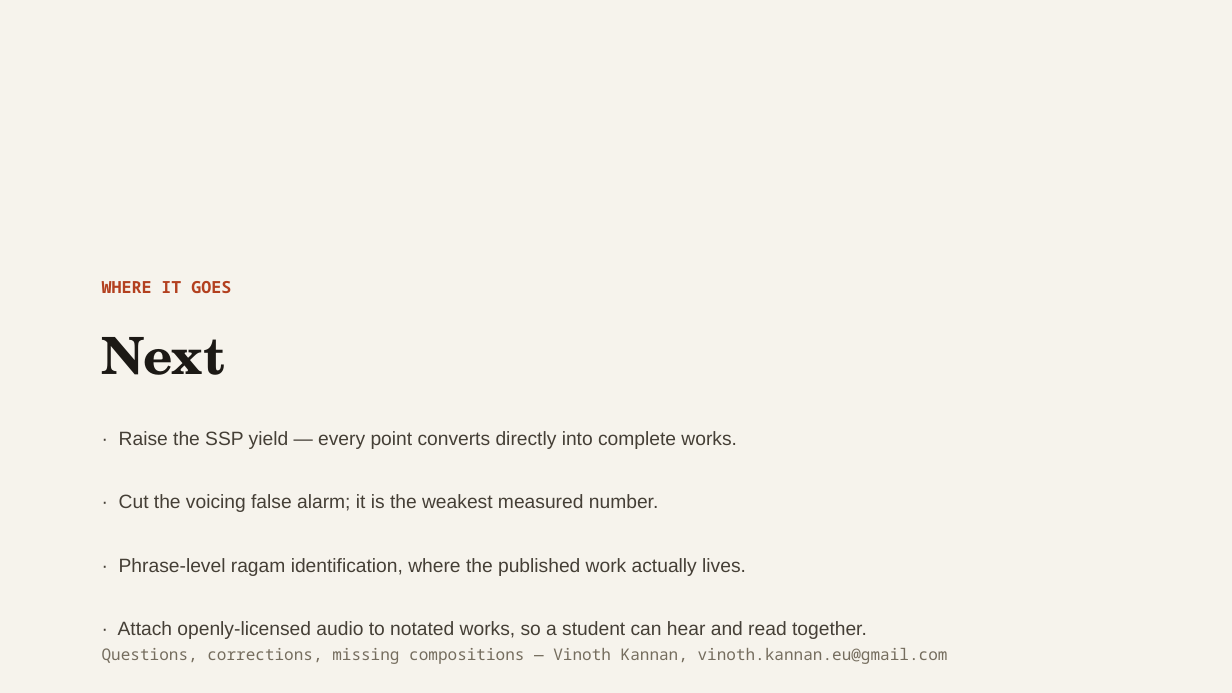
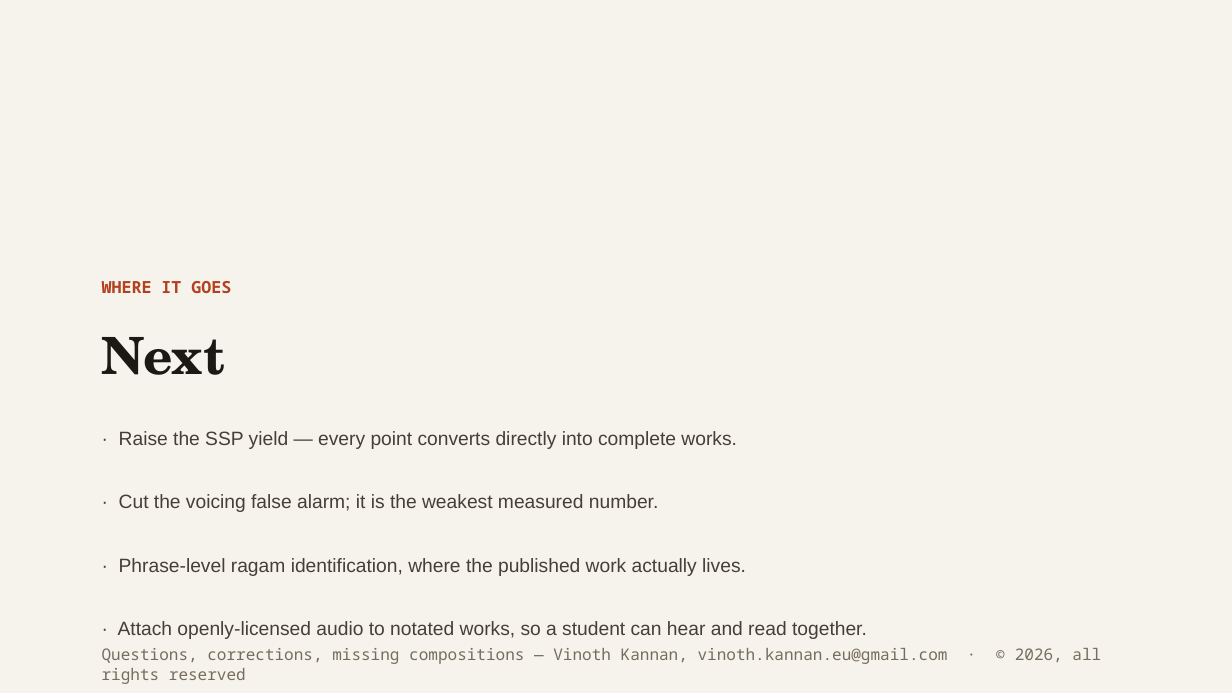
Before and after one commit to vinoth4v/sruthiscribe, a slide deck: slide 10 of SruthiScribe-pitch.pptx. Drawn at 1232x693 pixels with LibreOffice and Linux fonts; fonts in the diff are those of the drawing. Boxes give left, top, right and bottom in pixels: in the first picture for what was removed or moved away, otherwise in the second. Text is boxed around its words. In the diff, an @@ line names an element or a change of style, - is before the commit and + after.

```diff
--- a/SruthiScribe-pitch.pptx
+++ b/SruthiScribe-pitch.pptx
@@ text at (102,648,1101,664): text changed @@
-Questions, corrections, missing compositions — Vinoth Kannan, vinoth.kannan.eu@gmail.com
+Questions, corrections, missing compositions — Vinoth Kannan, vinoth.kannan.eu@gmail.com · © 2026, all rights reserved
```
Also in this commit, not shown: 5 other files.
